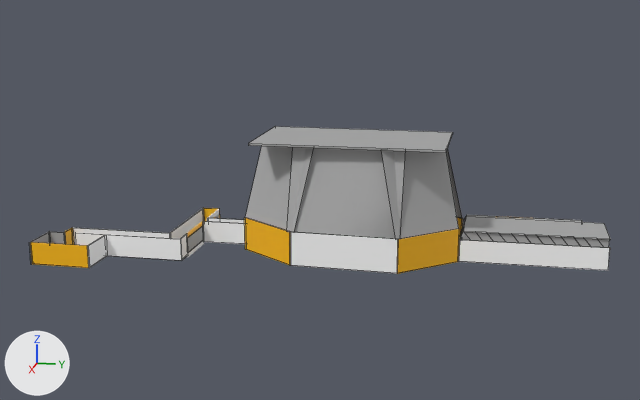
One commit to the FBX model Assets/Models/ImprovedLevelLayoutv2.fbx: the scene before it, then after it.
Camera for both pictures: a camera (50 mm lens) standing at (296.4, -9.5, 84.2) and looking at (14.9, -65.8, 13.8). Lighting does not change. The marker at lower left points along +X, +Y and +Z. Mesh edges are drawn as thin lines on the coarser meshes. Where no turn or scale is listed for an object, it has been applied to the vertices.

The older version as bpy lines, for what is in view:
```python
me_mesh_063 = bpy.data.meshes.new('Mesh.063')
me_mesh_063.from_pydata([(0.0, 0.0, 0.0), (-1.1, -35.9, 0.0), (-8.5, 0.3, 26.5), (-9.6, -35.7, 26.5)], [], [(0, 1, 3, 2)])
me_mesh_063.materials.append(mat_standardsurface1)  # grey #aaaaaa
me_mesh_065 = bpy.data.meshes.new('Mesh.065')
me_mesh_065.from_pydata([(0.0, 0.0, 0.0), (100.0, 0.0, 0.0), (0.0, 0.0, -100.0), (100.0, 0.0, -100.0)], [], [(0, 1, 3, 2)])
me_mesh_065.materials.append(mat_standardsurface1)  # grey #aaaaaa
me_mesh_066 = bpy.data.meshes.new('Mesh.066')
me_mesh_066.from_pydata([(0.0, 0.0, 0.0), (100.0, 0.0, 0.0), (0.0, 0.0, -100.0), (100.0, 0.0, -100.0)], [], [(0, 1, 3, 2)])
me_mesh_066.materials.append(mat_standardsurface1)  # grey #aaaaaa
ob_pplane11 = bpy.data.objects.new('pPlane11', me_mesh_063)
ob_pplane11.location = (34.9, -36.8, 7.7)
ob_pplane8 = bpy.data.objects.new('pPlane8', me_mesh_066)
ob_pplane8.parent = ob_roofing
ob_pplane8.location = (3492.0, 765.6, 3676.0)
ob_pplane8.rotation_euler = (1.881, -1.601, 0.0)  # degrees (108, -92, 0)
ob_pplane8.scale = (35.9, 9.42, 27.9)
ob_pplane9 = bpy.data.objects.new('pPlane9', me_mesh_065)
ob_pplane9.parent = ob_roofing
ob_pplane9.location = (3453.0, 765.6, 7016.0)
ob_pplane9.rotation_euler = (1.881, -2.215, 0.0)  # degrees (108, -127, 0)
ob_pplane9.scale = (25.4, 9.42, 27.9)
# also in view: 'pCube19' at (19.1, 3.8, 0.3); 'pPlane7' at (24.5, -31.7, 20.9); 'Glass14' at (12.8, -54.8, 34.5); 'pCube46' at (48.6, -143.1, 0.3); 'pCube23' at (34.4, -54.5, 2.1)
```
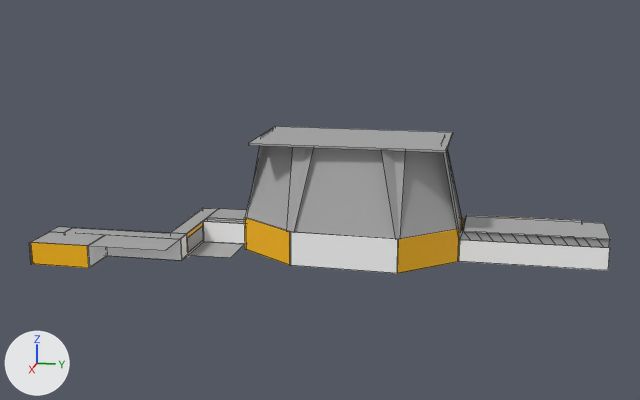
Location of each change, (x1, y1, x2, y2) in pixels of the pictures (640 x 400 px):
'pPlane24', added: after (31, 208, 247, 250)
'UnenterableRoomFloor2', added: after (189, 242, 244, 258)
'pPlane8', moved, turned, rescaled: before (363, 207, 401, 239); after (441, 135, 461, 241)
'pPlane9', moved, turned, rescaled (not visible before): after (248, 129, 273, 211)

The change, as a list of edits to the scene's bpy script:
```text
Add mat_reception_mat:
    mat_reception_mat = principled_material('Reception_mat')
    mat_reception_mat.base_color = (0.251, 0.312, 0.309)  # grey #899897
Add mat_officefloor_mat:
    mat_officefloor_mat = principled_material('OfficeFloor_mat')
    mat_officefloor_mat.base_color = (0.619, 0.264, 0.0121)  # orange #ce8c1d
Add mat_officehallfloor_mat:
    mat_officehallfloor_mat = principled_material('OfficeHallFloor_mat')
    mat_officehallfloor_mat.base_color = (0.167, 0.163, 0.161)  # grey #727070
Add mat_loungefloor_mat:
    mat_loungefloor_mat = principled_material('LoungeFloor_mat')
    mat_loungefloor_mat.base_color = (0.292, 0.163, 0.0743)  # brown #93704d
Add mat_startingfloor_mat:
    mat_startingfloor_mat = principled_material('StartingFloor_mat')
    mat_startingfloor_mat.base_color = (0.135, 0.44, 0.129)  # green #67b165
Add mat_hallway_mat:
    mat_hallway_mat = principled_material('Hallway_mat')
    mat_hallway_mat.base_color = (0.5, 0.5, 0.5)  # grey #bcbcbc
Add me_mesh_085:
    me_mesh_085.from_pydata(...)  # 87 vertices, 51 faces; spans x 0.0..68.0, y -174.0..5.0, z 0.0
    # faces by material slot: [5, 4, 10, 18, 11, 3]
    me_mesh_085.materials.append(mat_startingfloor_mat)  # green #67b165
    me_mesh_085.materials.append(mat_reception_mat)  # grey #899897
    me_mesh_085.materials.append(mat_hallway_mat)  # grey #bcbcbc
    me_mesh_085.materials.append(mat_loungefloor_mat)  # brown #93704d
    me_mesh_085.materials.append(mat_officehallfloor_mat)  # grey #727070
    me_mesh_085.materials.append(mat_officefloor_mat)  # orange #ce8c1d
Add me_mesh_080_1:
    me_mesh_080_1.from_pydata(...)  # 16 vertices, 9 faces; spans x -13.3..39.8, y -63.1..-0.5, z 0.0
    me_mesh_080_1.materials.append(mat_standardsurface1)  # grey #aaaaaa
Add me_mesh_088:
    me_mesh_088.from_pydata([(0.0, -14.7, 0.0), (15.8, -14.7, 0.0), (0.0, 0.0, 0.0), (15.8, 0.0, 0.0)], [], [(0, 1, 3, 2)])
    me_mesh_088.materials.append(mat_standardsurface1)  # grey #aaaaaa
Change ob_pplane9:
    ob_pplane9.location: (3453.0, 765.6, 7016.0) -> (1930.0, 386.4, 9047.0)
    ob_pplane9.rotation_euler: (1.881, -2.215, 0.0) -> (-1.38, -0.000992, -3.141)  # degrees (108, -127, 0) -> degrees (-79, -0.1, -180)
    ob_pplane9.scale: (25.4, 9.42, 27.9) -> (16.1, 9.42, 32.2)
Change ob_pplane8:
    ob_pplane8.location: (3492.0, 765.6, 3676.0) -> (431.0, 388.4, 1926.0)
    ob_pplane8.rotation_euler: (1.881, -1.601, 0.0) -> (1.782, 0.0, -0.00012)  # degrees (108, -92, 0) -> degrees (102, 0, -0)
    ob_pplane8.scale: (35.9, 9.42, 27.9) -> (16.1, 9.42, 32.2)
Add ob_startingfloor:
    ob_startingfloor = bpy.data.objects.new('StartingFloor', me_mesh_085)
    ob_startingfloor.location = (-19.9, 21.5, -3.4)
Add ob_pplane24:
    ob_pplane24 = bpy.data.objects.new('pPlane24', me_mesh_080_1)
    ob_pplane24.location = (8.8, -90.0, 3.9)
Add ob_unenterableroomfloor2:
    ob_unenterableroomfloor2 = bpy.data.objects.new('UnenterableRoomFloor2', me_mesh_088)
    ob_unenterableroomfloor2.location = (13.8, -92.5, -3.4)
```
